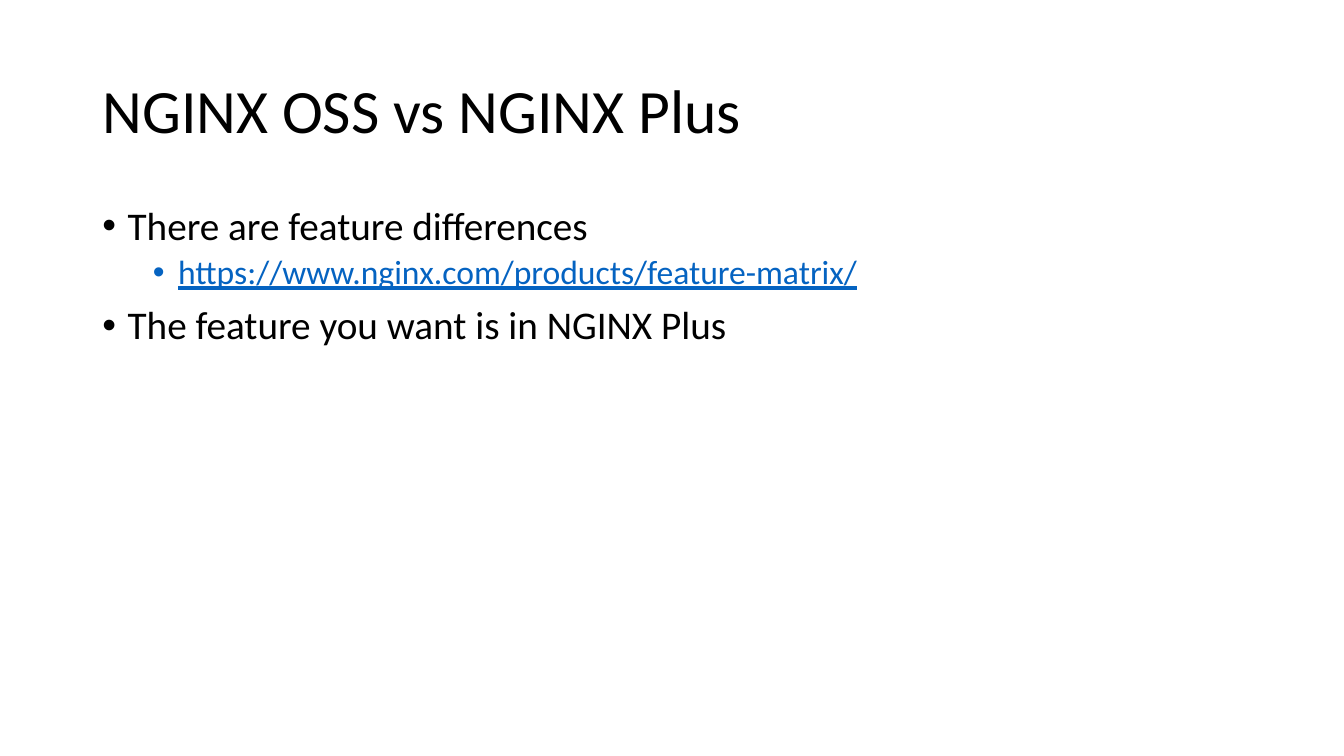
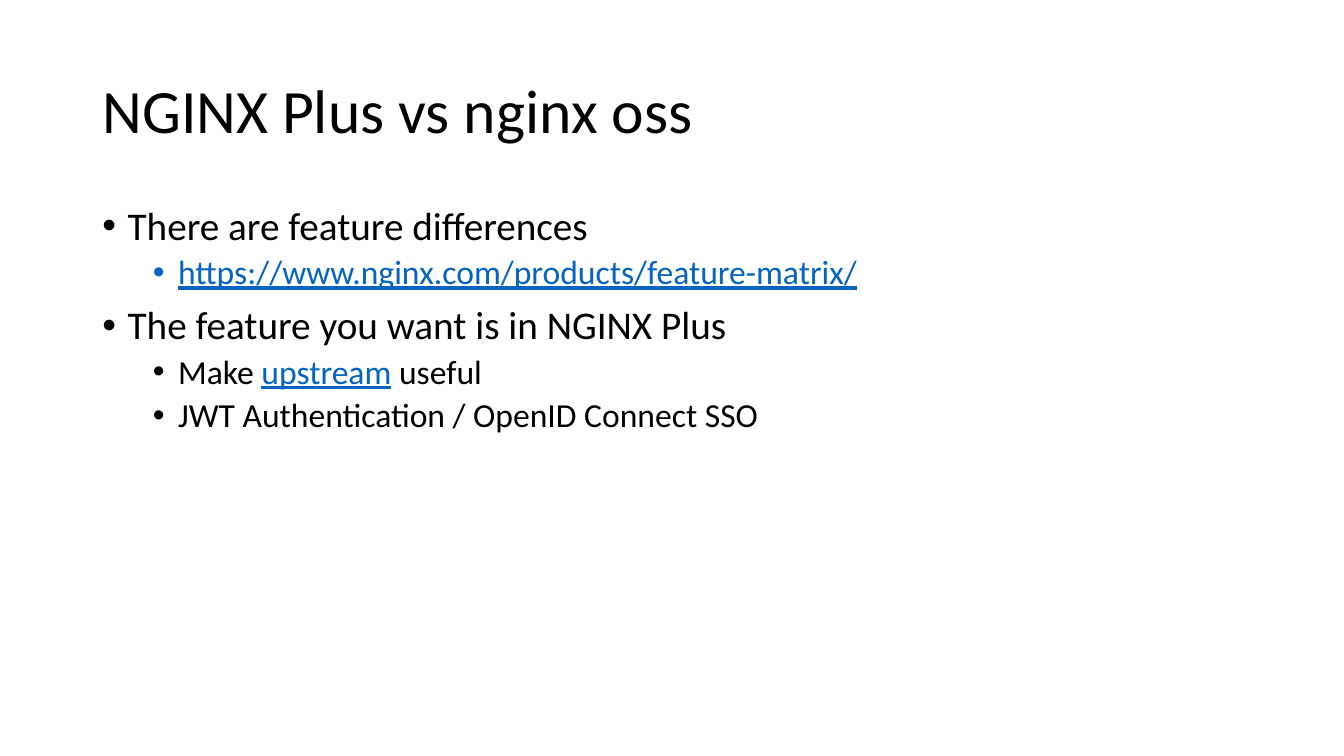
Before and after one commit to abhishekmansukhani/TriDis-NginxOverview, a slide deck: slide 14 of presentation/presentation.pptx (slide 13 before the commit). Drawn at 1344x756 pixels with LibreOffice and Linux fonts; fonts in the diff are those of the drawing. Boxes give left, top, right and bottom in pixels: in the first picture for what was removed or moved away, otherwise in the second. Text is boxed around its words. In the diff, an @@ line names an element or a change of style, - is before the commit and + after.

```diff
--- a/presentation/presentation.pptx
+++ b/presentation/presentation.pptx
@@ title at (102,90,693,144): text changed @@
-NGINX OSS vs NGINX Plus
+NGINX Plus vs nginx oss
@@ text at (178,360,758,433): paragraphs added @@
+  • Make upstream useful
+  • JWT Authentication / OpenID Connect SSO
```
Also in this commit, not shown: 9 other slides changed, 2 slides added, 1 slide removed, 43 other files.
